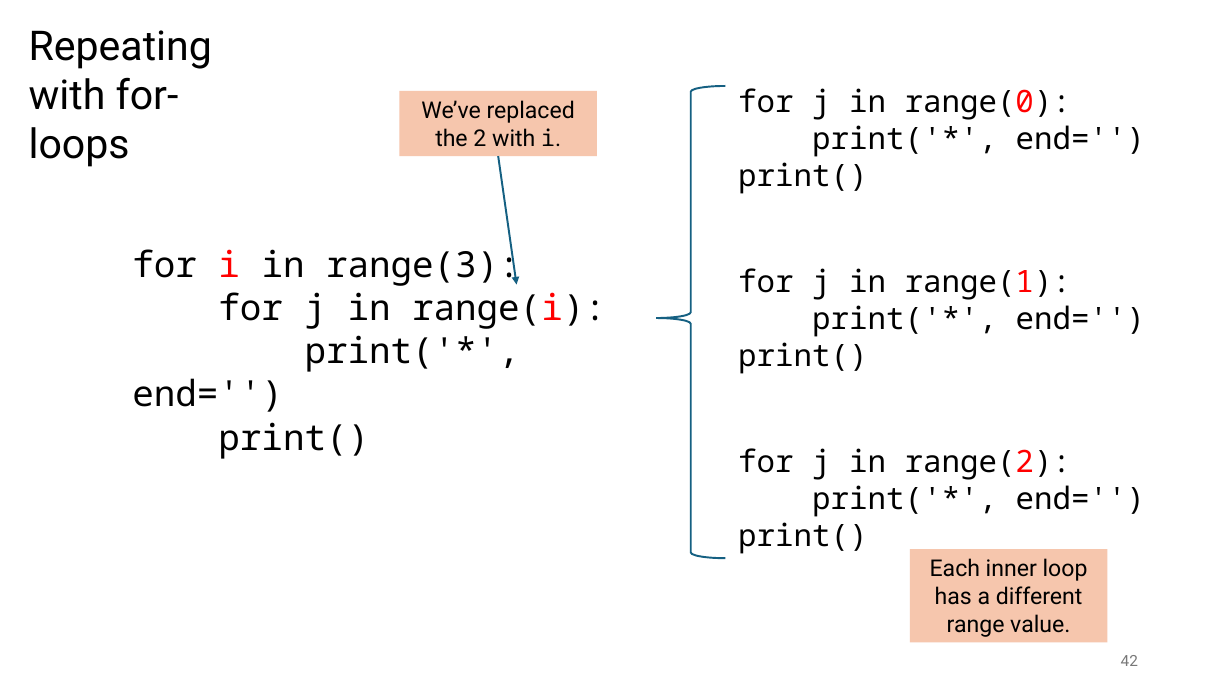
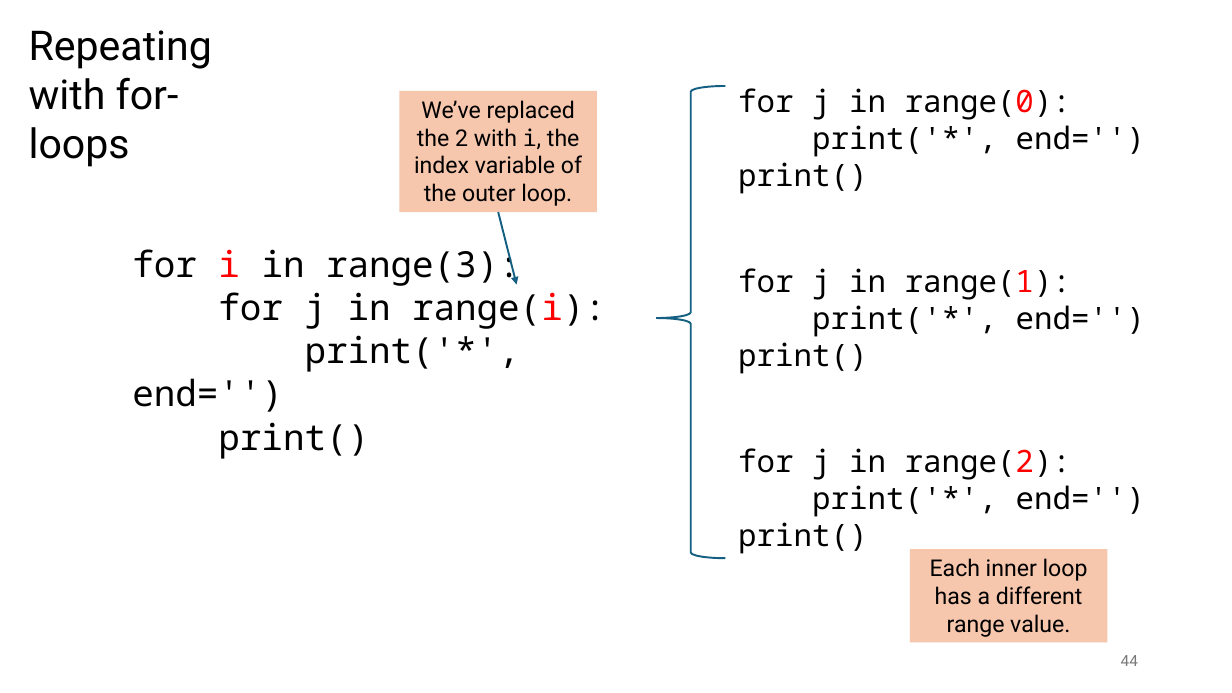
Before and after one commit to tjd1234/cmpt120spring2026, a slide deck: slide 44 of lecture_notes/chapter3/chapter3.pptx (slide 42 before the commit). Drawn at 1232x693 pixels with LibreOffice and Linux fonts; fonts in the diff are those of the drawing. Boxes give left, top, right and bottom in pixels: in the first picture for what was removed or moved away, otherwise in the second. Text is boxed around its words. In the diff, an @@ line names an element or a change of style, - is before the commit and + after.

```diff
--- a/lecture_notes/chapter3/chapter3.pptx
+++ b/lecture_notes/chapter3/chapter3.pptx
@@ rectangle "We’ve replaced the 2 with ...": place and size @@
-rectangle "We’ve replaced the 2 with ..." at <box>399,91,597,156</box>
+rectangle "We’ve replaced the 2 with ..." at <box>399,91,597,212</box>
@@ text in rectangle at <box>414,100,582,206</box>: text changed @@
-We’ve replaced the 2 with i.
+We’ve replaced the 2 with i, the index variable of the outer loop.
@@ arrow moved from (498, 156) - (517, 285) to (498, 213) - (517, 285) @@
@@ page number at <box>1121,655,1138,666</box>: text changed @@
-42
+44
```
Also in this commit, not shown: 15 other slides changed, 2 slides added, 30 other files.
